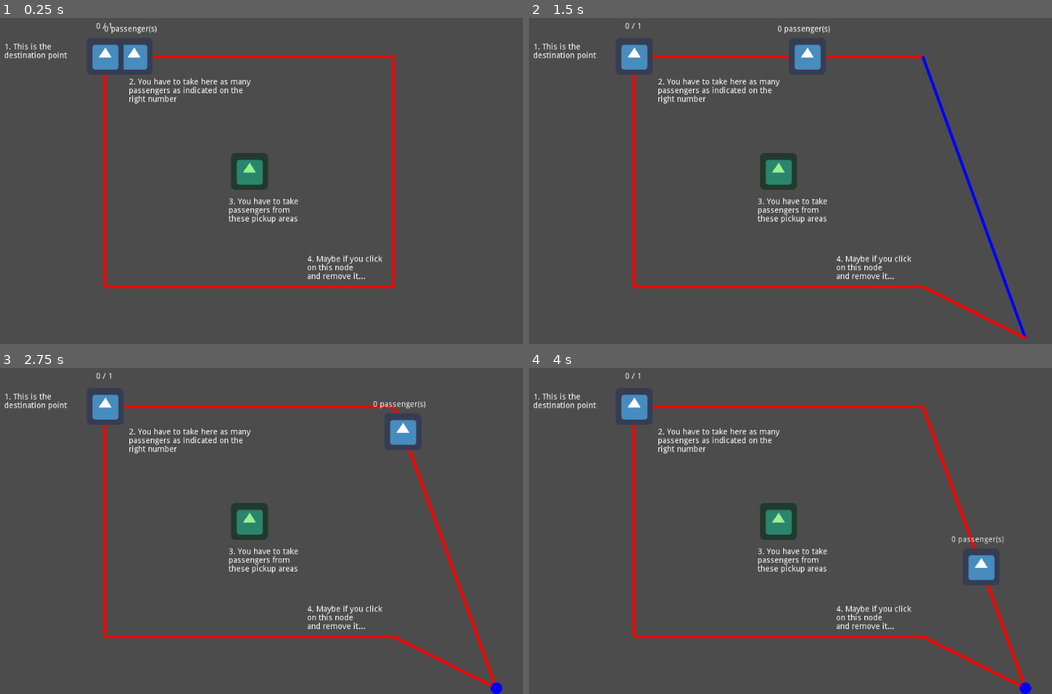
Above: before the commit, frames 1-4 (two rows, left to right).
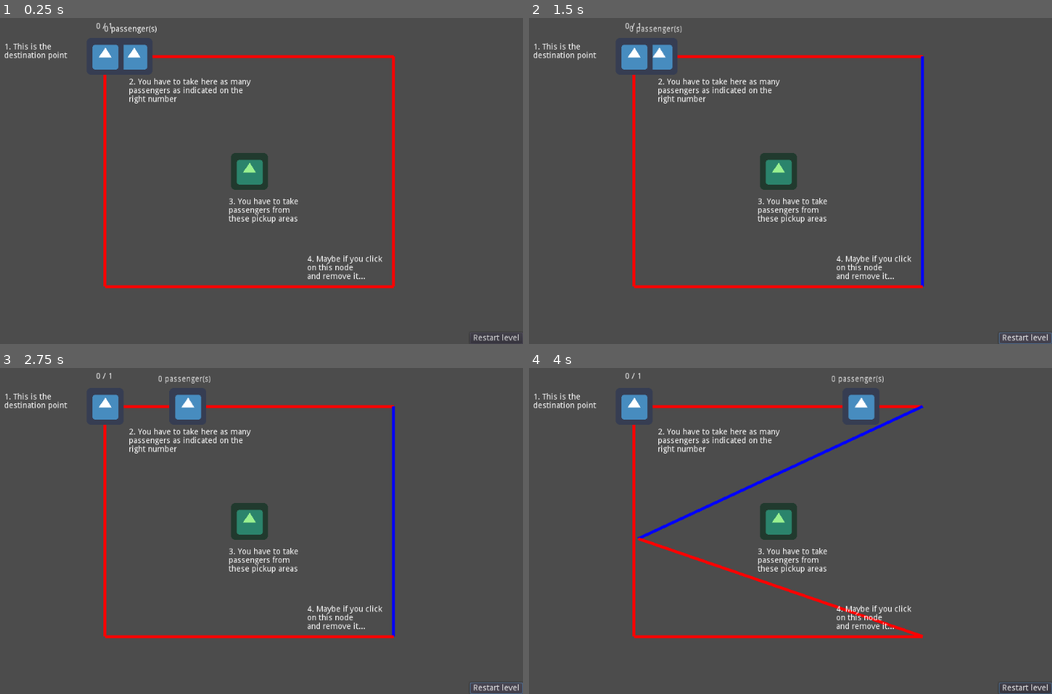
Above: after the commit, the same moments.

Repository: moisesjbc/ufo-taxi
Game: Godot game, scene res://gameplay/main/main.tscn
The game is run twice, just before and just after one commit, with the same random seed, the same clock (stepped at 60 frames per second) and the same inputs. The engine's default icon, where the game draws it, is replaced by a stand-in: a white triangle on a blue panel in a dark square.
Inputs (mouse positions are in pixels of both pictures, inside the frame that each line leads up to):
- Up to frame 1 (0.25 s): no input
- Up to frame 2 (1.5 s): click (1025, 337) at 0.5 s, where only the run after the commit has a clickable "Restart level"; click (1025, 337) at 1.25 s, where only the run after the commit has a clickable "Restart level"
- Up to frame 3 (2.75 s): click (496, 687) at 2 s, where only the run after the commit has a clickable "Restart level"
- Up to frame 4 (4 s): move the mouse to (884, 504) at 2.77 s; click (884, 504) at 2.92 s; move the mouse to (638, 537) at 3.52 s; click (638, 537) at 3.67 s

The runs differ from the first frame. In frame 1, less than 0.1% of the frame differs, in the area x 90-100%, y 97-100%; in frame 2, 2.4%; in frame 3, 2.3%; in frame 4, 3.1%, in the area x 20-100%, y 2-100%.

Commit message:
Added restart button

Diff:
--- a/godot-project/gameplay/main/main.gd
+++ b/godot-project/gameplay/main/main.gd
@@ -36,6 +36,9 @@
 		#set_current_level(int(current_level.name) + 1)
 		set_current_level(int(current_level.name))
 
+func restart_level():
+	if current_level != null:
+		set_current_level(int(current_level.name))
 
 func _on_destination_area_all_passengers_left():
 	$menus/level_win_menu.display()
@@ -43,3 +46,7 @@
 
 func _on_level_win_menu_continue_pressed():
 	next_level()
+
+
+func _on_restart_level_button_button_down():
+	restart_level()
--- a/godot-project/gameplay/main/main.tscn
+++ b/godot-project/gameplay/main/main.tscn
@@ -87,13 +87,26 @@
 
 [node name="pickup_areas" type="Node2D" parent="."]
 
-[node name="menus" type="Node" parent="."]
+[node name="gui" type="Node" parent="."]
 
-[node name="level_win_menu" parent="menus" instance=ExtResource( 7 )]
+[node name="level_win_menu" parent="gui" instance=ExtResource( 7 )]
 visible = false
+
+[node name="restart_level_button" type="Button" parent="gui"]
+anchor_left = 1.0
+anchor_top = 1.0
+anchor_right = 1.0
+anchor_bottom = 1.0
+margin_left = -92.0
+margin_top = -20.0
+text = "Restart level"
+__meta__ = {
+"_edit_use_anchors_": false
+}
 [connection signal="game_over" from="." to="." method="_on_main_game_over"]
 [connection signal="node_added" from="railtrack" to="railtrack/player_train" method="_on_railtrack_node_added"]
 [connection signal="node_removed" from="railtrack" to="railtrack/player_train" method="_on_railtrack_node_removed"]
 [connection signal="warning_added" from="railtrack" to="." method="_on_railtrack_warning_added"]
 [connection signal="all_passengers_left" from="destination_area" to="." method="_on_destination_area_all_passengers_left"]
-[connection signal="continue_pressed" from="menus/level_win_menu" to="." method="_on_level_win_menu_continue_pressed"]
+[connection signal="continue_pressed" from="gui/level_win_menu" to="." method="_on_level_win_menu_continue_pressed"]
+[connection signal="button_down" from="gui/restart_level_button" to="." method="_on_restart_level_button_button_down"]
